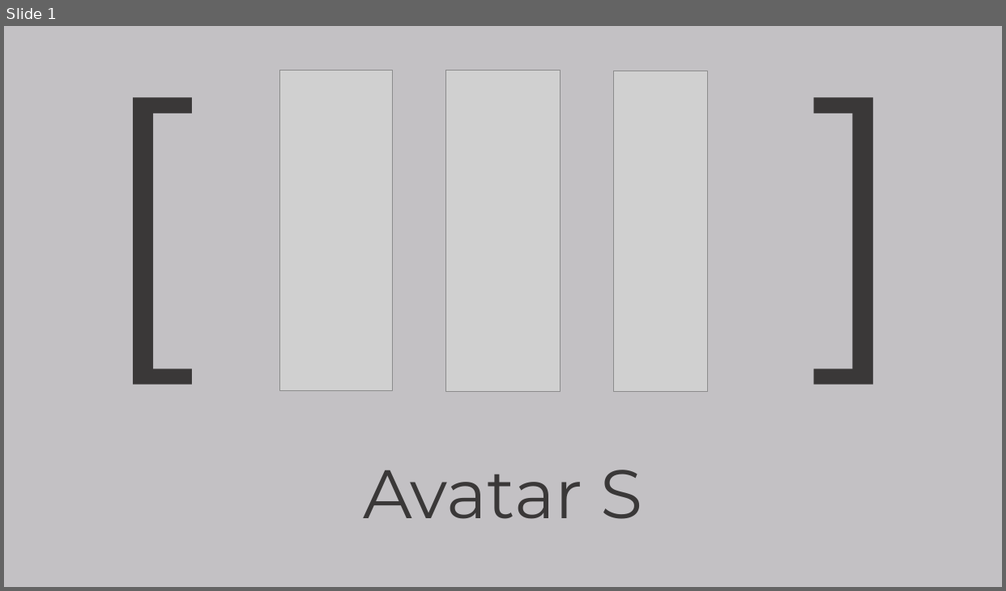
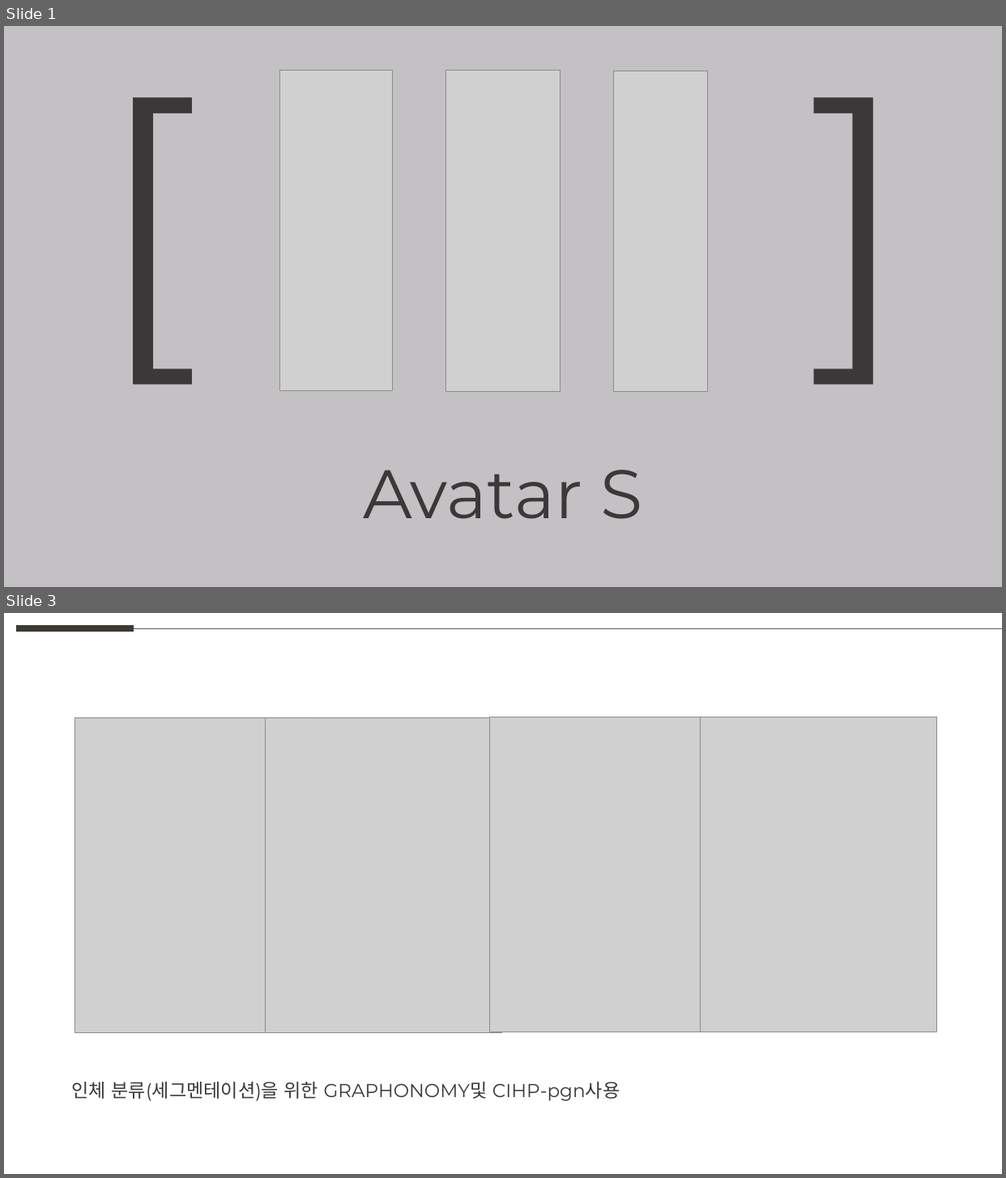
Before and after one commit to weaknessHero/Project_AvatarS, a slide deck: 발표자료/업데이트/LJHPPT.pptx. Shown one above the other, each under a label of ours: slide 1 before the commit, slides 1 and 3 after it; the slides between them are not shown. The pictures are 1006x591 and 1006x1178 pixels, drawn with LibreOffice and Linux fonts; fonts in the diff are those of the drawing; grey boxes stand for pictures. Boxes give left, top, right and bottom in pixels: in the first picture for what was removed or moved away, otherwise in the second. Text is boxed around its words. In the diff, an @@ line names an element or a change of style, - is before the commit and + after.

```diff
--- a/발표자료/업데이트/LJHPPT.pptx
+++ b/발표자료/업데이트/LJHPPT.pptx
@@ slide 3 added at bbox=[4, 613, 1002, 1174], background #FFFFFF @@
@@ line added from (17, 628) to (134, 628), #3D3A35 6 pt @@
@@ line added from (134, 628) to (1002, 628), #5F5F5D 0.5 pt @@
@@ picture added at bbox=[75, 717, 312, 1033] @@
@@ picture added at bbox=[266, 717, 502, 1033] @@
@@ picture added at bbox=[490, 717, 727, 1033] @@
@@ picture added at bbox=[701, 717, 937, 1033] @@
@@ text added at bbox=[72, 1082, 620, 1101], 18 pt, text #3A3838 @@
+인체 분류(세그멘테이션)을 위한 GRAPHONOMY및 CIHP-pgn사용
```
Also in this commit, not shown: 3 other slides added, 2 slides removed.
